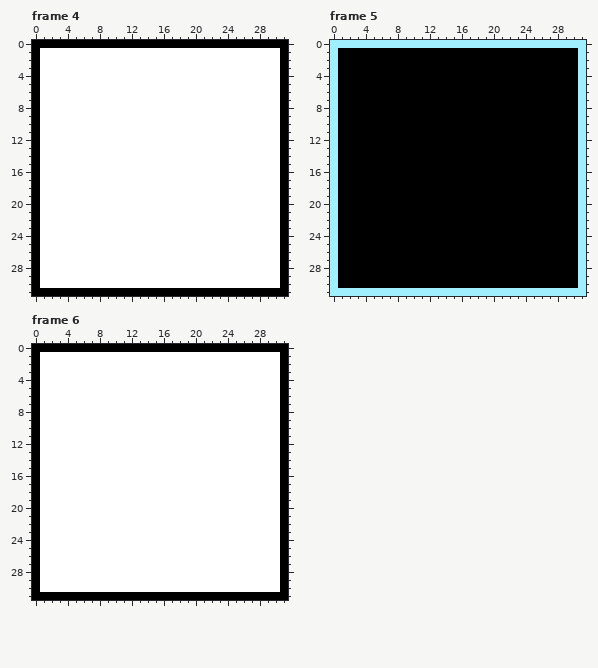
File history of a pixel-art file, advProject2/src/main/resources/se233/advproject2/assets/Collectible.aseprite. Above: the version before the commit.
32x32 pixels, 6 frames. Shown: frame 4, frame 5, frame 6. The commit also changed other frames, which this record leaves out.
The same view after the edit:
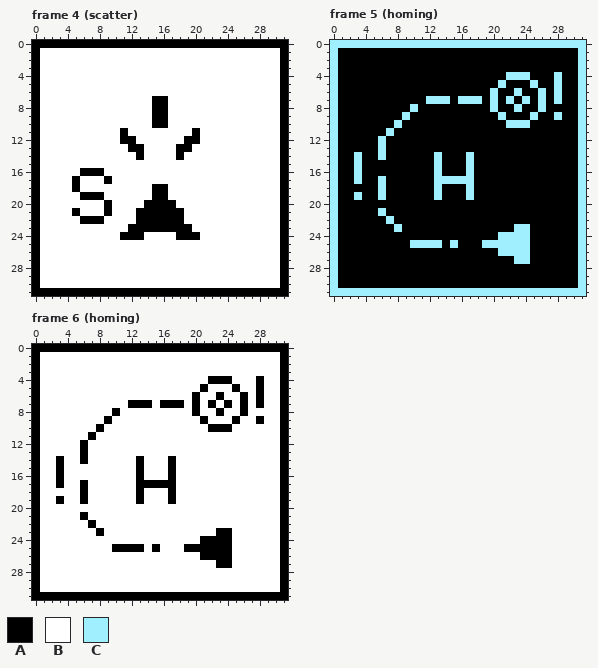
Palette (. is transparent): A #000000  B #ffffff  C #a0efff
Difference:
Frame 4 (scatter):
y 7..10: x 15..16 BB -> AA
y 11: x 11 B -> A; x 20 B -> A
y 12: x 11..12 BB -> AA; x 19..20 BB -> AA
y 13: x 12..13 BB -> AA; x 18..19 BB -> AA
y 14: x 13 B -> A; x 18 B -> A
y 16: x 6..8 BBB -> AAA
y 17: x 5 B -> A; x 9 B -> A
y 18: x 5 B -> A; x 15..16 BB -> AA
y 19: x 6..8 BBB -> AAA; x 15..16 BB -> AA
y 20: x 9 B -> A; x 14..17 BBBB -> AAAA
y 21: x 5 B -> A; x 9 B -> A; x 13..18 BBBBBB -> AAAAAA
y 22: x 6..8 BBB -> AAA; x 13..18 BBBBBB -> AAAAAA
y 23: x 12..19 BBBBBBBB -> AAAAAAAA
y 24: x 11..13 BBB -> AAA; x 18..20 BBB -> AAA
Frame 5 (homing):
y 4: x 22..24 AAA -> CCC; x 28 A -> C
y 5: x 21 A -> C; x 25 A -> C; x 28 A -> C
y 6: x 20 A -> C; x 23 A -> C; x 26 A -> C; x 28 A -> C
y 7: x 12..14 AAA -> CCC; x 16..18 AAA -> CCC; x 20 A -> C; x 22 A -> C; x 24 A -> C; x 26 A -> C; x 28 A -> C
y 8: x 10 A -> C; x 20 A -> C; x 23 A -> C; x 26 A -> C
y 9: x 9 A -> C; x 21 A -> C; x 25 A -> C; x 28 A -> C
y 10: x 8 A -> C; x 22..24 AAA -> CCC
y 11: x 7 A -> C
y 12..13: x 6 A -> C
y 14: x 3 A -> C; x 6 A -> C; x 13 A -> C; x 17 A -> C
y 15..16: x 3 A -> C; x 13 A -> C; x 17 A -> C
y 17: x 3 A -> C; x 6 A -> C; x 13..17 AAAAA -> CCCCC
y 18: x 6 A -> C; x 13 A -> C; x 17 A -> C
y 19: x 3 A -> C; x 6 A -> C; x 13 A -> C; x 17 A -> C
y 21: x 6 A -> C
y 22: x 7 A -> C
y 23: x 8 A -> C; x 23..24 AA -> CC
y 24: x 21..24 AAAA -> CCCC
y 25: x 10..13 AAAA -> CCCC; x 15 A -> C; x 19..24 AAAAAA -> CCCCCC
y 26: x 21..24 AAAA -> CCCC
y 27: x 23..24 AA -> CC
Frame 6 (homing):
y 4: x 22..24 BBB -> AAA; x 28 B -> A
y 5: x 21 B -> A; x 25 B -> A; x 28 B -> A
y 6: x 20 B -> A; x 23 B -> A; x 26 B -> A; x 28 B -> A
y 7: x 12..14 BBB -> AAA; x 16..18 BBB -> AAA; x 20 B -> A; x 22 B -> A; x 24 B -> A; x 26 B -> A; x 28 B -> A
y 8: x 10 B -> A; x 20 B -> A; x 23 B -> A; x 26 B -> A
y 9: x 9 B -> A; x 21 B -> A; x 25 B -> A; x 28 B -> A
y 10: x 8 B -> A; x 22..24 BBB -> AAA
y 11: x 7 B -> A
y 12..13: x 6 B -> A
y 14: x 3 B -> A; x 6 B -> A; x 13 B -> A; x 17 B -> A
y 15..16: x 3 B -> A; x 13 B -> A; x 17 B -> A
y 17: x 3 B -> A; x 6 B -> A; x 13..17 BBBBB -> AAAAA
y 18: x 6 B -> A; x 13 B -> A; x 17 B -> A
y 19: x 3 B -> A; x 6 B -> A; x 13 B -> A; x 17 B -> A
y 21: x 6 B -> A
y 22: x 7 B -> A
y 23: x 8 B -> A; x 23..24 BB -> AA
y 24: x 21..24 BBBB -> AAAA
y 25: x 10..13 BBBB -> AAAA; x 15 B -> A; x 19..24 BBBBBB -> AAAAAA
y 26: x 21..24 BBBB -> AAAA
y 27: x 23..24 BB -> AA
Boxes around the changes in both pictures, in picture pixels (x1, y1, x2, y2):
changed: (72, 96, 200, 240)
changed: (354, 72, 562, 264)
changed: (56, 376, 264, 568)
